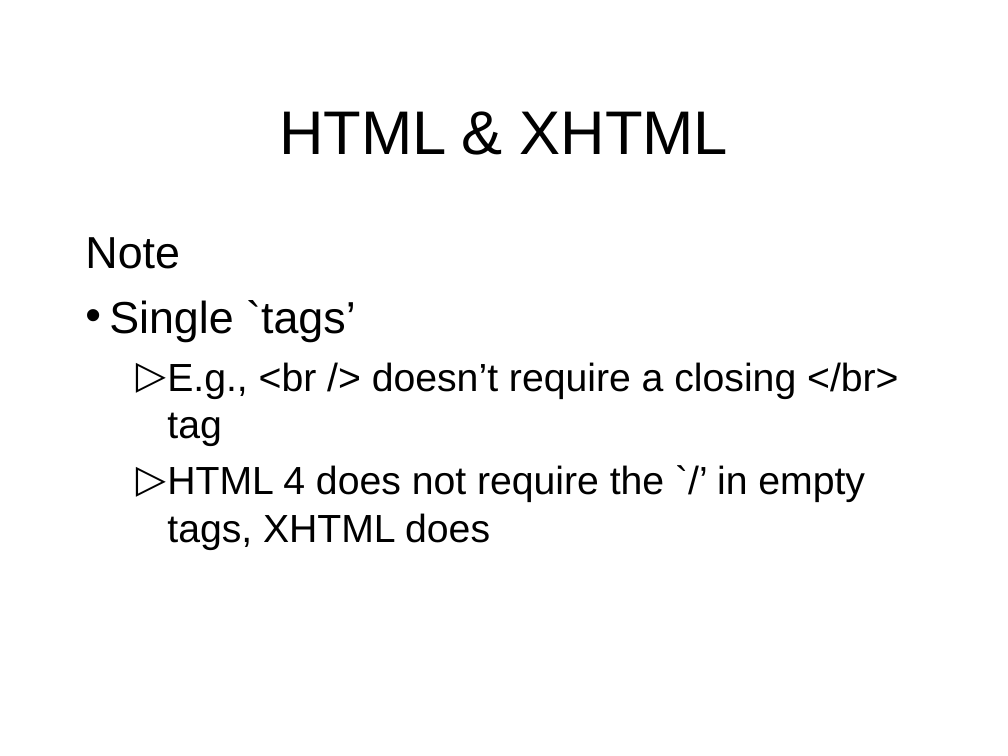
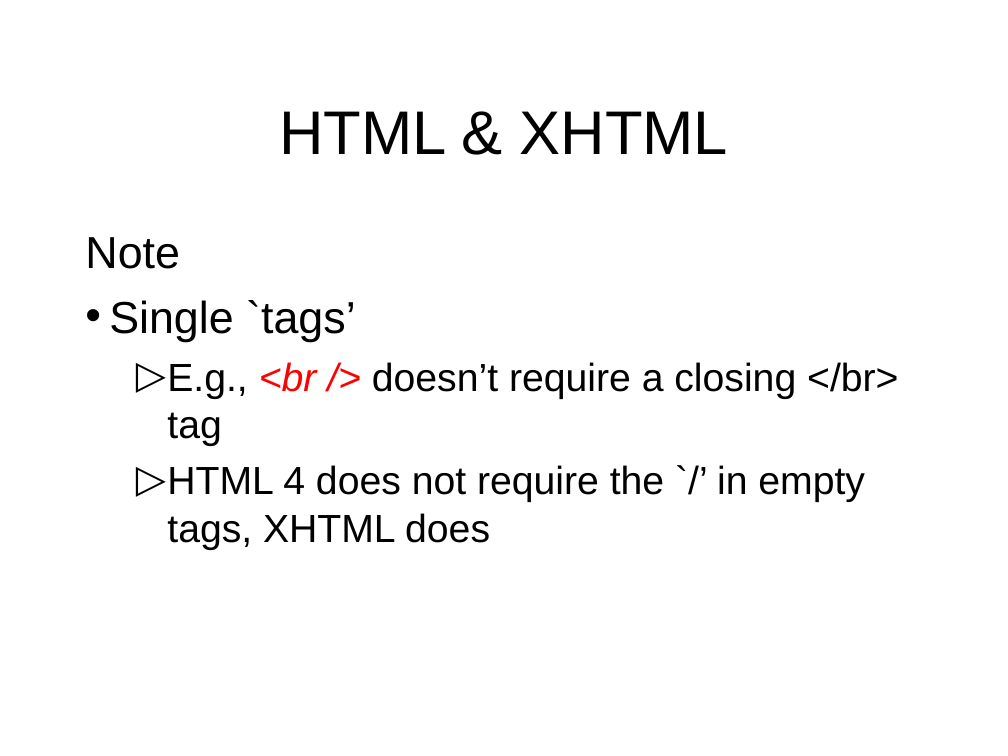
Before and after one commit to octaviordz/zjnu2017.github.io, a slide deck: slide 8 of WAD/lectures/020--HTML.Fundamentals.ppt. Drawn at 1008x756 pixels with LibreOffice and Linux fonts; fonts in the diff are those of the drawing. Boxes give left, top, right and bottom in pixels: in the first picture for what was removed or moved away, otherwise in the second. Text is boxed around its words. In the diff, an @@ line names an element or a change of style, - is before the commit and + after.

```diff
--- a/WAD/lectures/020--HTML.Fundamentals.ppt
+++ b/WAD/lectures/020--HTML.Fundamentals.ppt
@@ text at <box>167,362,898,446</box>: text colour #000000 to #FF0000, italic on in "<br />" @@
```
Also in this commit, not shown: 4 other slides changed, 3 other files.
